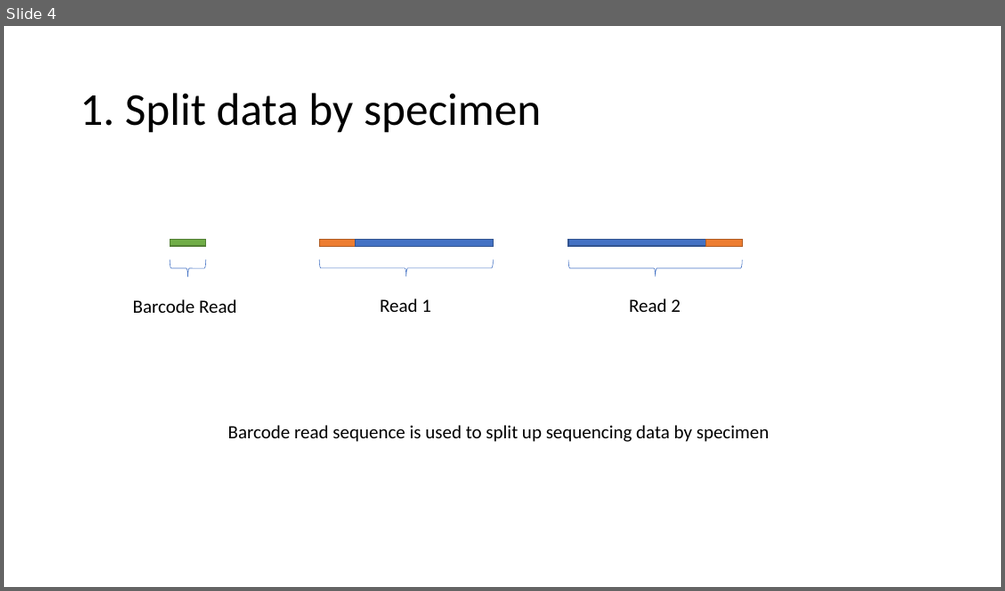
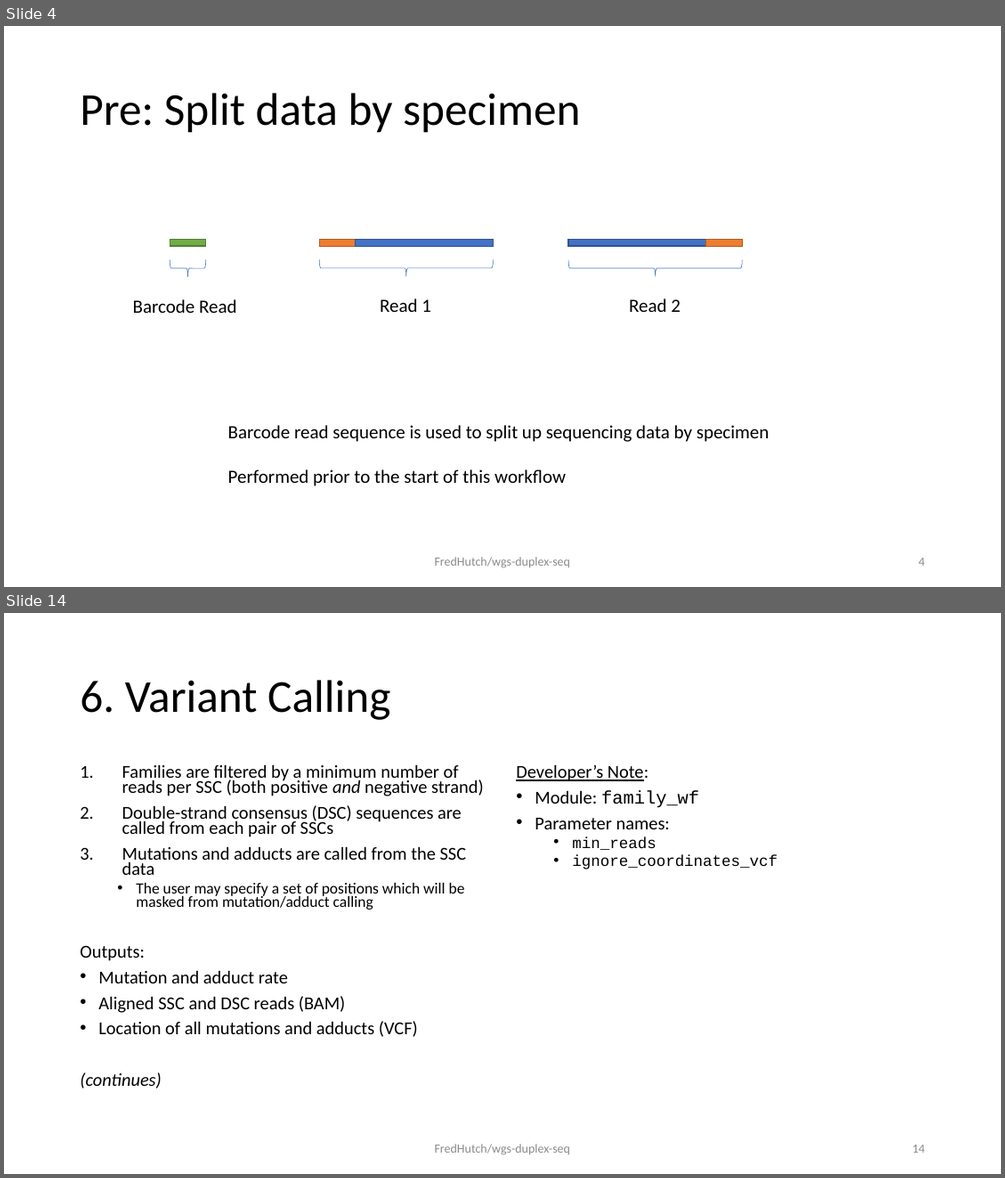
Before and after one commit to FredHutch/maddd-seq, a slide deck: docs/process.schematic.pptx. Shown one above the other, each under a label of ours: slide 4 before the commit, slides 4 and 14 after it; the slides between them are not shown. The pictures are 1005x591 and 1005x1178 pixels, drawn with LibreOffice and Linux fonts; fonts in the diff are those of the drawing. Boxes give left, top, right and bottom in pixels: in the first picture for what was removed or moved away, otherwise in the second. Text is boxed around its words. In the diff, an @@ line names an element or a change of style, - is before the commit and + after.

```diff
--- a/docs/process.schematic.pptx
+++ b/docs/process.schematic.pptx
@@ slide 14 added at (4, 613, 1001, 1174), background #FFFFFF @@
@@ title added at (80, 680, 390, 720), 44 pt, text #000000 @@
+6. Variant Calling
@@ text added at (80, 764, 484, 1088), 17.5 pt, text #000000 @@
+1. Families are filtered by a minimum number of reads per SSC (both positive and negative strand)
+2. Double-strand consensus (DSC) sequences are called from each pair of SSCs
+3. Mutations and adducts are called from the SSC data
+  • The user may specify a set of positions which will be masked from mutation/adduct calling
+Outputs:
+• Mutation and adduct rate
+• Aligned SSC and DSC reads (BAM)
+• Location of all mutations and adducts (VCF)
+(continues)
@@ text added at (516, 764, 777, 869), 17.5 pt, text #000000 @@
+Developer’s Note:
+• Module: family_wf
+• Parameter names:
+  • min_reads
+  • ignore_coordinates_vcf
@@ text added at (435, 1143, 570, 1155), 12 pt, text #8C8C8C @@
+FredHutch/wgs-duplex-seq
@@ page number added at (912, 1144, 924, 1152), 12 pt, text #8C8C8C @@
+14
@@ slide 4 changed as well @@
@@ title at (80, 93, 580, 133): text changed @@
-1. Split data by specimen
+Pre: Split data by specimen
@@ text at (228, 469, 566, 486): paragraph added @@
+Performed prior to the start of this workflow
@@ text added at (435, 556, 570, 568), 12 pt, text #8C8C8C @@
+FredHutch/wgs-duplex-seq
@@ page number added at (918, 557, 924, 565), 12 pt, text #8C8C8C @@
+4
```
Also in this commit, not shown: 3 other slides changed, 14 other slides added, 7 slides removed.
